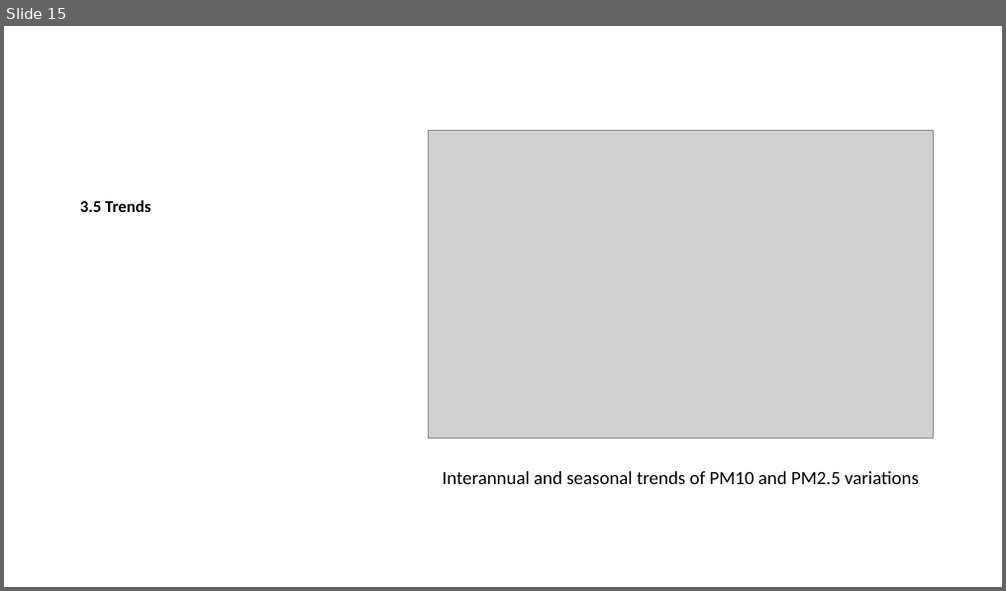
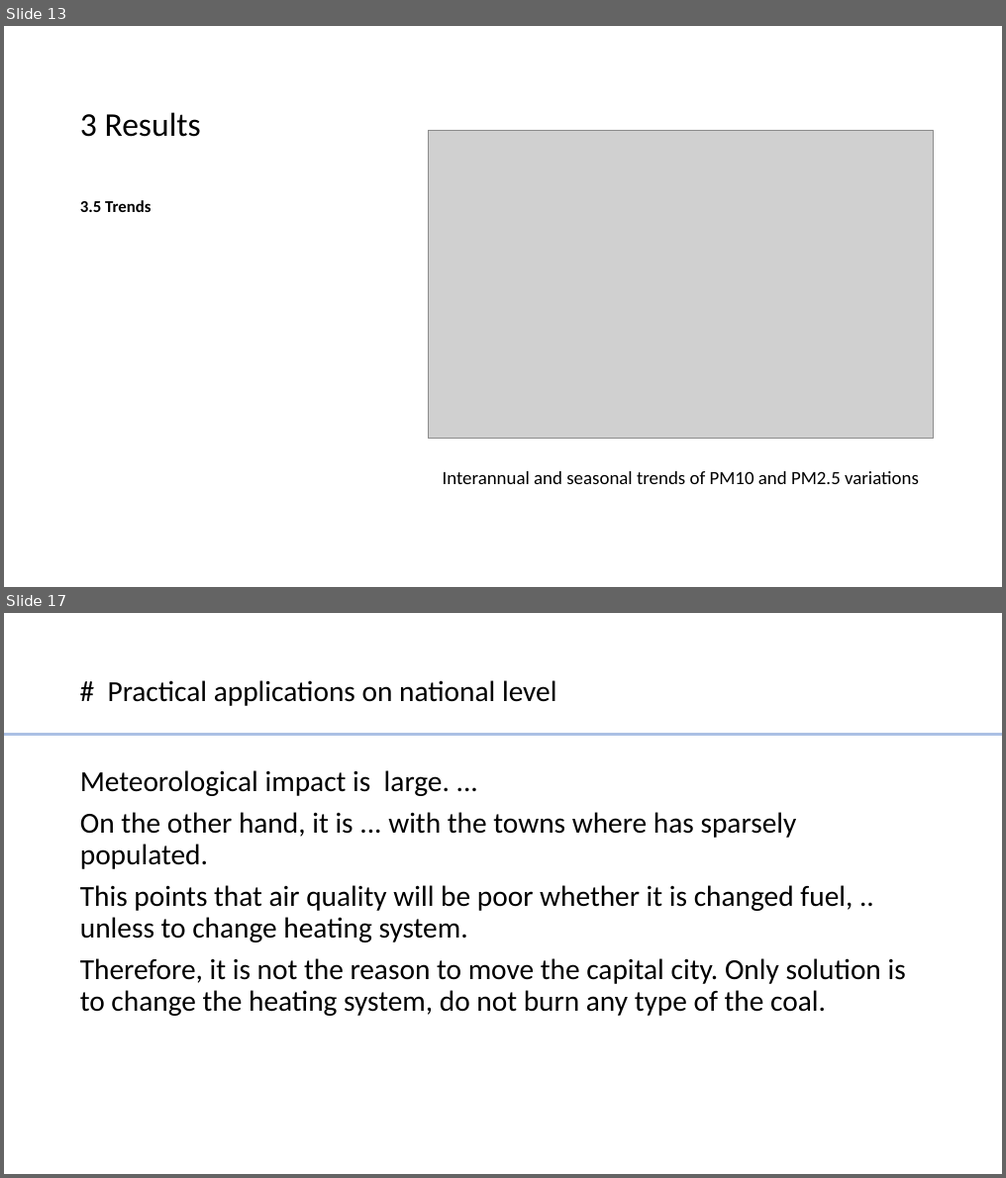
Before and after one commit to EmouAcademy/PM-manuscript, a slide deck: visuals/ppt_presentation.pptx. Shown one above the other, each under a label of ours: slide 15 before the commit, slides 13 and 17 after it; the slides between them are not shown. The pictures are 1006x591 and 1006x1178 pixels, drawn with LibreOffice and Linux fonts; fonts in the diff are those of the drawing; grey boxes stand for pictures. Boxes give left, top, right and bottom in pixels: in the first picture for what was removed or moved away, otherwise in the second. Text is boxed around its words. In the diff, an @@ line names an element or a change of style, - is before the commit and + after.

```diff
--- a/visuals/ppt_presentation.pptx
+++ b/visuals/ppt_presentation.pptx
@@ slide 17 added at box(4, 613, 1002, 1174), background #FFFFFF @@
@@ text added at box(108, 680, 557, 706), 28 pt, text #000000 @@
+# Practical applications on national level
@@ line added from (1002, 735) to (4, 735), #ABC0E4 3 pt @@
@@ text added at box(80, 770, 906, 1016), 28 pt, text #000000 @@
+Meteorological impact is large. ...
+On the other hand, it is ... with the towns where has sparsely populated.
+This points that air quality will be poor whether it is changed fuel, .. unless to change heating system.
+Therefore, it is not the reason to move the capital city. Only solution is to change the heating system, do not burn any type of the coal.
@@ what was slide 15 is now slide 13 @@
@@ slide 13 changed as well @@
@@ title added at box(80, 112, 201, 137), 32 pt, text #000000 @@
+3 Results
```
Also in this commit, not shown: 10 other slides changed, 5 other slides added, 5 slides removed, 23 other files.
